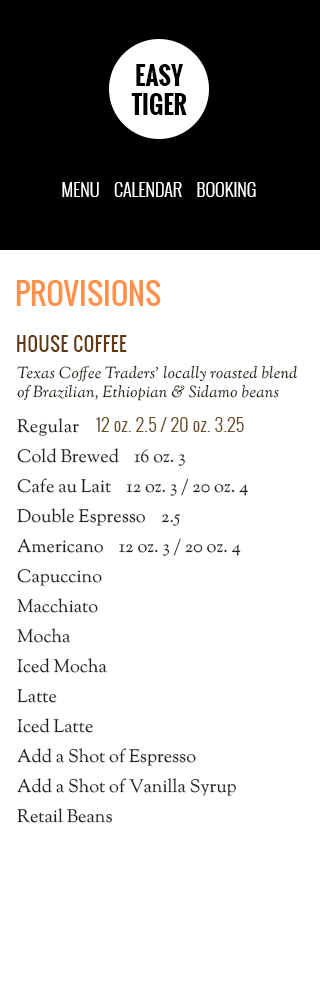
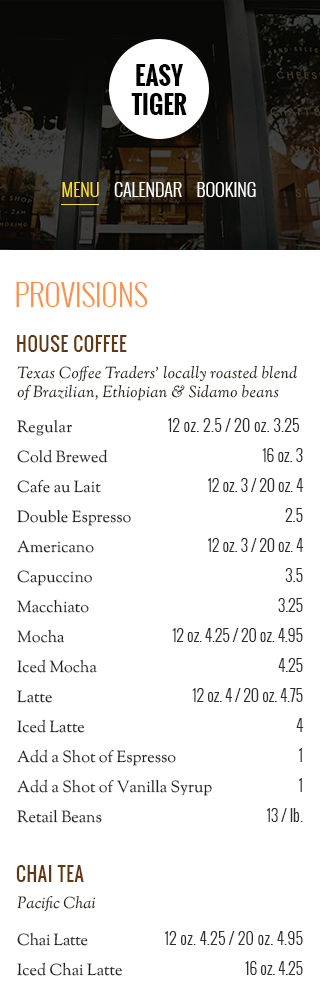
Layered file, before and after one edit (320px x 1000px). Changes by layer:
painted on "Nav" over left=62, top=182, right=99, bottom=197
added layer "Border-Bottom" in group "Header" over left=61, top=204, right=99, bottom=205
"Header Background": opacity 100% → 75%, blend normal → darken over left=0, top=0, right=320, bottom=250
added layer "storefront-et" in group "Header" over left=0, top=0, right=320, bottom=250
renamed "PROVISIONS" to "Provisions", painted on it over left=16, top=280, right=161, bottom=307
added group "House Coffee" with 4 layers in group "Menu" over left=17, top=417, right=304, bottom=823
renamed "Regular 12 oz. 2.5 / 20 oz. 3.25 Cold Brewed 16 oz. 3 Ca" to "Coffee Items", moved it into group "House Coffee", painted on it over left=17, top=417, right=248, bottom=823
added layer "Coffee Prices" in group "House Coffee" over left=168, top=418, right=304, bottom=822
added group "Chai Tea" (1st of 2, in "Menu") with 4 layers in group "Menu" over left=16, top=865, right=303, bottom=976
added layer "Chai Tea" (2nd of 2, in "Menu" › "Chai Tea") in group "Chai Tea" over left=16, top=865, right=84, bottom=882
added layer "Chai Desc" in group "Chai Tea" over left=17, top=895, right=96, bottom=912
added layer "Chai Items" in group "Chai Tea" over left=17, top=932, right=122, bottom=976
added layer "Chai Prices" in group "Chai Tea" over left=165, top=931, right=303, bottom=975
